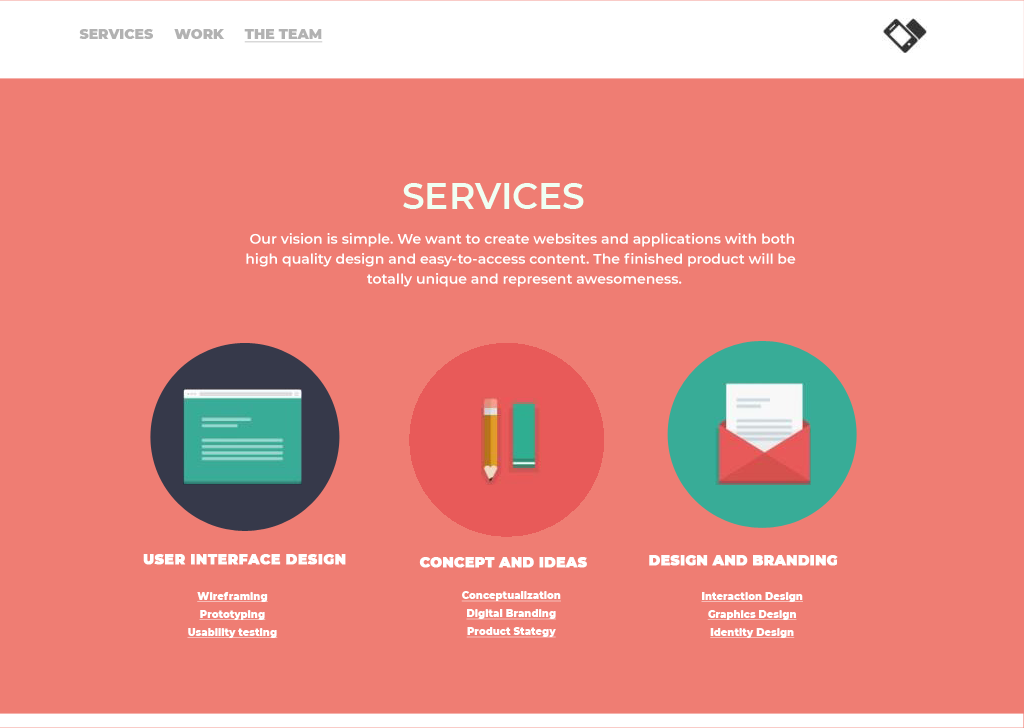
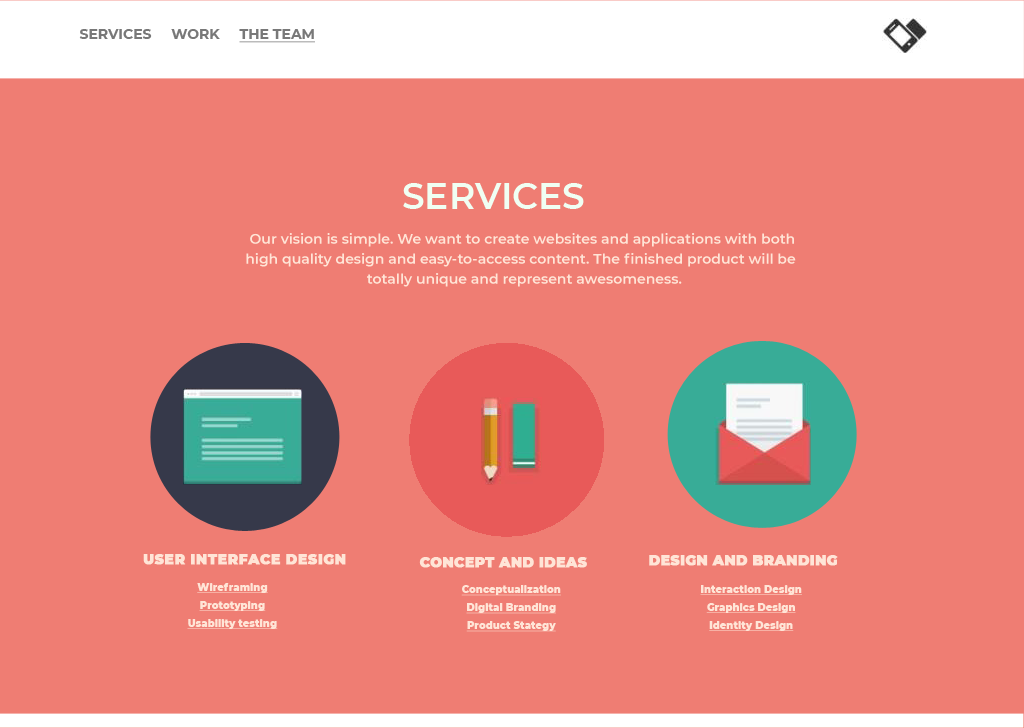
Two versions of the same layered image (1024×728). Layer-by-layer changes:
painted on "Interaction Design Graphics Design Identity Design" over [700,585,803,638]
painted on "DESIGN AND BRANDING" over [649,555,838,566]
painted on "Conceptualization Digital Branding Product Stategy" over [461,585,561,638]
painted on "CONCEPT AND IDEAS" over [419,557,587,568]
painted on "letter" over [187,583,278,638]
painted on "USER INTERFACE DESIGN" over [143,554,346,565]
painted on "SERVICES WORK THE TEAM" over [79,29,323,43]
painted on "Our vision is simple. We want to create websites and applicatio" over [246,233,796,287]
